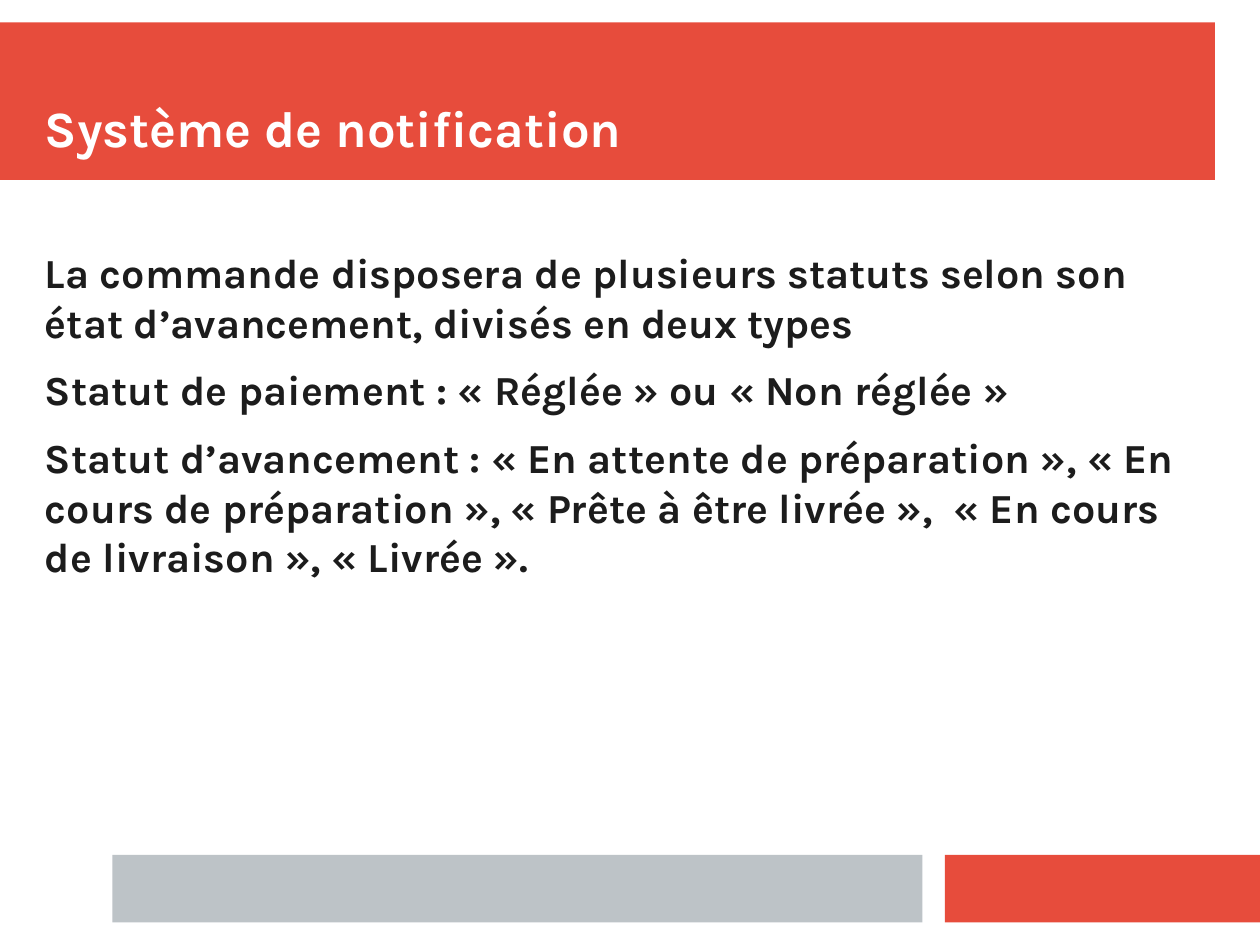
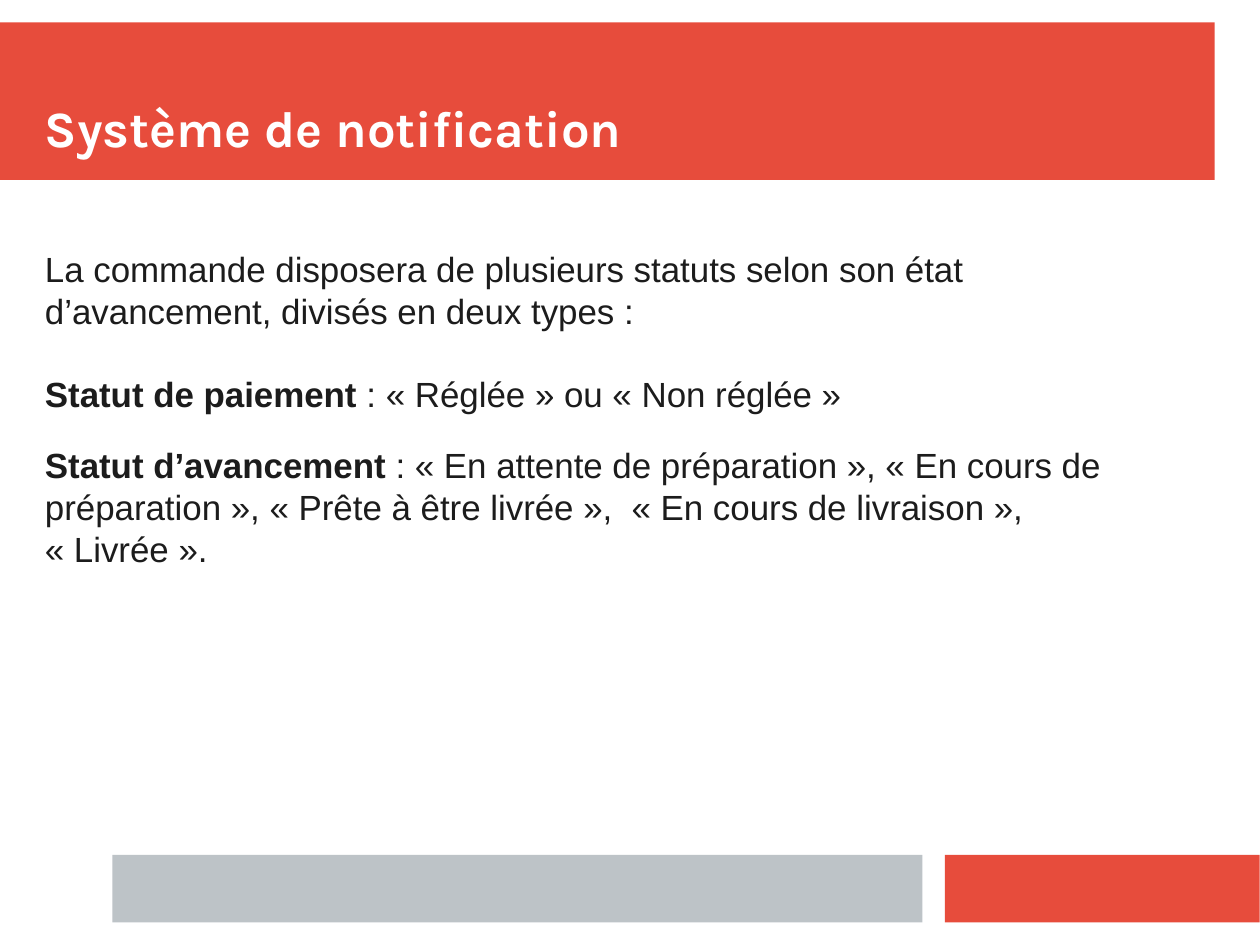
Before and after one commit to clemenceclaireR/spec_fonctionnelles_restaurant, a slide deck: slide 5 of diapo_presentation_solution.pptx. Drawn at 1260x945 pixels with LibreOffice and Linux fonts; fonts in the diff are those of the drawing. Boxes give left, top, right and bottom in pixels: in the first picture for what was removed or moved away, otherwise in the second. Text is boxed around its words. In the diff, an @@ line names an element or a change of style, - is before the commit and + after.

```diff
--- a/diapo_presentation_solution.pptx
+++ b/diapo_presentation_solution.pptx
@@ text at bbox=[45, 256, 963, 331]: text changed; size 26 to 22 pt; font Karla to Arial; bold off @@
-La commande disposera de plusieurs statuts selon son état d’avancement, divisés en deux types
+La commande disposera de plusieurs statuts selon son état d’avancement, divisés en deux types :
@@ text at bbox=[45, 381, 1101, 563]: size 26 to 22 pt, font Karla to Arial in "Statut de paiement : « Réglée » ...", "Statut d’avancement : « En attente de ..."; bold off in ": « Réglée » ou « Non ...", ": « En attente de préparation », ..."; more space between paragraphs @@
```
Also in this commit, not shown: 6 other slides changed, 1 slide added.
